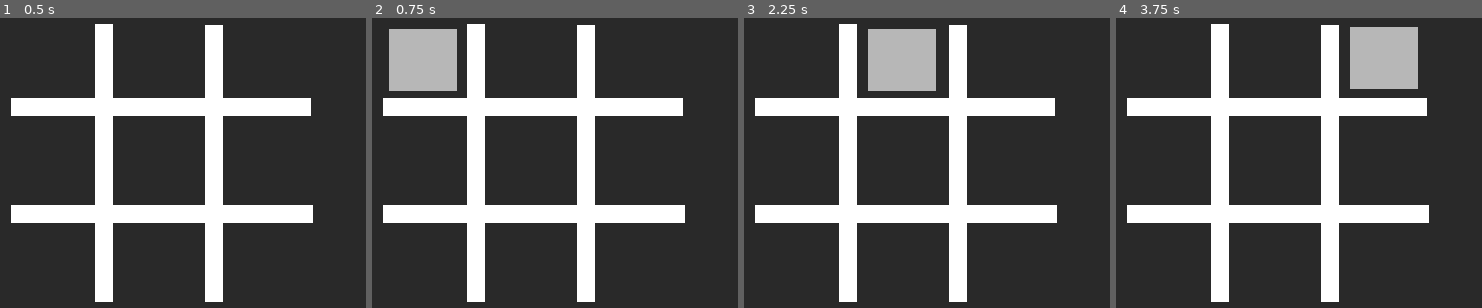
Above: before the commit, frames 1-4 (left to right).
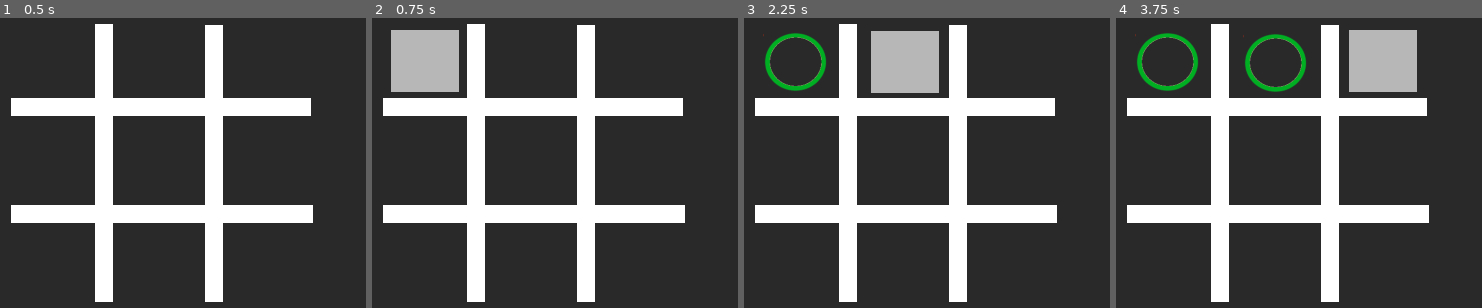
Above: after the commit, the same moments.

Repository: kubre/tictactoe
Game: Godot game, scene res://World.tscn
Two runs of this game, one before a commit and one after it. Both use one fixed random seed, a clock stepped at 60 frames per second and the inputs below.
Inputs (mouse positions are in pixels of both pictures, inside the frame that each line leads up to):
- Up to frame 1 (0.5 s): no input
- Up to frame 2 (0.75 s): click (423, 61) at 0.52 s
- Up to frame 3 (2.25 s): click (795, 61) at 1.27 s; click (901, 58) at 2.02 s
- Up to frame 4 (3.75 s): click (1277, 64) at 2.77 s; click (1383, 58) at 3.52 s

Frame 1 is identical in both runs. In frame 2, 0.4% of the frame differs, in the area x 4-24%, y 3-26%; in frame 3, 1.4%; in frame 4, 2.2%, in the area x 5-83%, y 3-26%.
Error before the commit: Attempt to call function 'connect' in base 'null instance' on a null instance. (res://World.gd:19)

Commit message:
Can played as dual players and checks for draws

Diff:
--- a/Button.gd
+++ b/TTTButton.gd
@@ -1,4 +1,6 @@
+# TTTButton
 extends TextureButton
+class_name TTTButton
 
 const xmark = preload("res://Assets/xmark.png")
 const omark = preload("res://Assets/omark.png")
@@ -14,12 +16,15 @@
 
 func set_x(val = 1) -> void:
     value = val
+    texture_normal = xmark
 
 func set_o(val = 10) -> void:
     value = val
+    texture_normal = omark
 
 func reset() -> void:
     value = 0
+    texture_normal = null
 
 func _on_Button_Pressed() -> void:
     emit_signal("im_pressed", self)
--- /dev/null
+++ b/TTTButton.tscn
@@ -0,0 +1,11 @@
+[gd_scene load_steps=3 format=2]
+
+[ext_resource path="res://Assets/highlight.png" type="Texture" id=1]
+[ext_resource path="res://TTTButton.gd" type="Script" id=2]
+
+[node name="TextureButton" type="TextureButton"]
+rect_clip_content = true
+texture_hover = ExtResource( 1 )
+stretch_mode = 1
+script = ExtResource( 2 )
+[connection signal="pressed" from="." to="." method="_on_Button_Pressed"]
--- a/World.gd
+++ b/World.gd
@@ -1,9 +1,9 @@
 extends Node
 
-var board = [
-                [ $TextureButton, $TextureButton2, $TextureButton3],
-                [ $TextureButton4, $TextureButton5, $TextureButton6],
-                [ $TextureButton7, $TextureButton8, $TextureButton9]
+onready var board = [
+                [ $TTTButton1, $TTTButton2, $TTTButton3],
+                [ $TTTButton4, $TTTButton5, $TTTButton6],
+                [ $TTTButton7, $TTTButton8, $TTTButton9]
             ]
 
 const X = 1
@@ -14,6 +14,45 @@
 var winner : = false
 
 func _ready() -> void:
+    # Attaches onButtonPressed to all buttons on board
     for row in board:
         for btn in row:
             btn.connect("im_pressed", self, "onButtonPressed")
+
+func onButtonPressed(btn: TTTButton) -> void:
+    # Handles entire round from marking place to checking win condition
+    place_mark(btn, active_player)
+
+    # Increase Round
+    current_round += 1
+
+    # If all places are marked then declare draw and reset the game
+    if current_round == 9:
+        msgbox("Draw", "Draw game! both played well, Click ok to reset game", "reset")
+
+func place_mark(btn: TTTButton, player: int) -> void:
+    # Actullay places marks board
+    if player == X:
+        btn.set_x(X)
+        active_player = O
+    else:
+        btn.set_o(O)
+        active_player = X
+
+    print(btn.row, btn.col, btn.value)
+
+func reset() -> void:
+    # Resets the Game
+    active_player = X
+    current_round = 0
+    for row in board:
+        for btn in row:
+            btn.reset()
+
+
+func msgbox(title: String, message: String, ok_method: String) -> void:
+    # This is method just helps to display Message Box
+    $Dialog.window_title = title
+    $Dialog.dialog_text = message
+    $Dialog.connect("confirmed", self, ok_method)
+    $Dialog.popup_centered_minsize()
--- a/World.tscn
+++ b/World.tscn
@@ -1,10 +1,9 @@
-[gd_scene load_steps=4 format=2]
+[gd_scene load_steps=3 format=2]
 
 [ext_resource path="res://World.gd" type="Script" id=1]
-[ext_resource path="res://Assets/highlight.png" type="Texture" id=2]
-[ext_resource path="res://Button.gd" type="Script" id=3]
+[ext_resource path="res://TTTButton.tscn" type="PackedScene" id=2]
 
-[node name="Node" type="Node"]
+[node name="World" type="Node"]
 script = ExtResource( 1 )
 
 [node name="Board" type="Node2D" parent="."]
@@ -40,103 +39,79 @@
 margin_bottom = 291.0
 rect_pivot_offset = Vector2( 10.5204, 168.568 )
 
-[node name="TextureButton" type="TextureButton" parent="."]
-margin_left = 154.242
-margin_top = 18.0807
-margin_right = 222.242
-margin_bottom = 80.0807
-rect_clip_content = true
-texture_hover = ExtResource( 2 )
-stretch_mode = 1
-script = ExtResource( 3 )
-__meta__ = {
-"_edit_group_": true
-}
+[node name="TTTButton1" parent="." instance=ExtResource( 2 )]
+margin_left = 156.0
+margin_top = 19.0
+margin_right = 224.0
+margin_bottom = 81.0
+row = 0
+col = 0
 
-[node name="TextureButton2" type="TextureButton" parent="."]
-margin_left = 261.234
-margin_top = 17.5404
-margin_right = 329.234
-margin_bottom = 79.5404
-texture_hover = ExtResource( 2 )
-script = ExtResource( 3 )
-__meta__ = {
-"_edit_group_": true
-}
+[node name="TTTButton2" parent="." instance=ExtResource( 2 )]
+margin_left = 264.0
+margin_top = 20.0
+margin_right = 332.0
+margin_bottom = 82.0
+row = 0
+col = 1
 
-[node name="TextureButton3" type="TextureButton" parent="."]
-margin_left = 371.468
-margin_top = 16.4596
-margin_right = 439.468
-margin_bottom = 78.4596
-texture_hover = ExtResource( 2 )
-script = ExtResource( 3 )
-__meta__ = {
-"_edit_group_": true
-}
+[node name="TTTButton3" parent="." instance=ExtResource( 2 )]
+margin_left = 370.0
+margin_top = 19.0
+margin_right = 438.0
+margin_bottom = 81.0
+row = 0
+col = 2
 
-[node name="TextureButton4" type="TextureButton" parent="."]
-margin_left = 152.081
-margin_top = 120.209
-margin_right = 220.081
-margin_bottom = 182.209
-texture_hover = ExtResource( 2 )
-script = ExtResource( 3 )
-__meta__ = {
-"_edit_group_": true
-}
+[node name="TTTButton4" parent="." instance=ExtResource( 2 )]
+margin_left = 153.0
+margin_top = 119.0
+margin_right = 221.0
+margin_bottom = 181.0
+row = 1
+col = 0
 
-[node name="TextureButton5" type="TextureButton" parent="."]
-margin_left = 260.153
-margin_top = 119.669
-margin_right = 328.153
-margin_bottom = 181.669
-texture_hover = ExtResource( 2 )
-script = ExtResource( 3 )
-__meta__ = {
-"_edit_group_": true
-}
+[node name="TTTButton5" parent="." instance=ExtResource( 2 )]
+margin_left = 263.0
+margin_top = 120.0
+margin_right = 331.0
+margin_bottom = 182.0
+row = 1
+col = 1
 
-[node name="TextureButton6" type="TextureButton" parent="."]
-margin_left = 369.306
-margin_top = 118.048
-margin_right = 437.306
-margin_bottom = 180.048
-texture_hover = ExtResource( 2 )
-script = ExtResource( 3 )
-__meta__ = {
-"_edit_group_": true
-}
+[node name="TTTButton6" parent="." instance=ExtResource( 2 )]
+margin_left = 375.0
+margin_top = 120.0
+margin_right = 443.0
+margin_bottom = 182.0
+row = 1
+col = 2
 
-[node name="TextureButton7" type="TextureButton" parent="."]
-margin_left = 155.323
-margin_top = 220.716
-margin_right = 223.323
-margin_bottom = 282.716
-texture_hover = ExtResource( 2 )
-script = ExtResource( 3 )
-__meta__ = {
-"_edit_group_": true
-}
+[node name="TTTButton7" parent="." instance=ExtResource( 2 )]
+margin_left = 156.0
+margin_top = 222.0
+margin_right = 224.0
+margin_bottom = 284.0
+row = 2
+col = 0
 
-[node name="TextureButton8" type="TextureButton" parent="."]
-margin_left = 262.314
-margin_top = 221.797
-margin_right = 330.314
-margin_bottom = 283.797
-texture_hover = ExtResource( 2 )
-script = ExtResource( 3 )
-__meta__ = {
-"_edit_group_": true
-}
+[node name="TTTButton8" parent="." instance=ExtResource( 2 )]
+margin_left = 260.0
+margin_top = 222.0
+margin_right = 328.0
+margin_bottom = 284.0
+row = 2
+col = 1
 
-[node name="TextureButton9" type="TextureButton" parent="."]
-margin_left = 372.548
-margin_top = 220.716
-margin_right = 440.548
-margin_bottom = 282.716
-texture_hover = ExtResource( 2 )
-script = ExtResource( 3 )
-__meta__ = {
-"_edit_group_": true
-}
+[node name="TTTButton9" parent="." instance=ExtResource( 2 )]
+margin_left = 369.0
+margin_top = 222.0
+margin_right = 437.0
+margin_bottom = 284.0
+row = 2
+col = 2
+
+[node name="Dialog" type="AcceptDialog" parent="."]
+margin_right = 175.0
+margin_bottom = 107.0
+window_title = "Tic Tac Toe"
--- a/project.godot
+++ b/project.godot
@@ -8,9 +8,14 @@
 
 config_version=4
 
-_global_script_classes=[  ]
+_global_script_classes=[ {
+"base": "TextureButton",
+"class": "TTTButton",
+"language": "GDScript",
+"path": "res://TTTButton.gd"
+} ]
 _global_script_class_icons={
-
+"TTTButton": ""
 }
 
 [application]
Binary file changed: Assets/omark.png
Binary file changed: Assets/xmark.png
Not shown, changed: Assets/Markers.xcf
